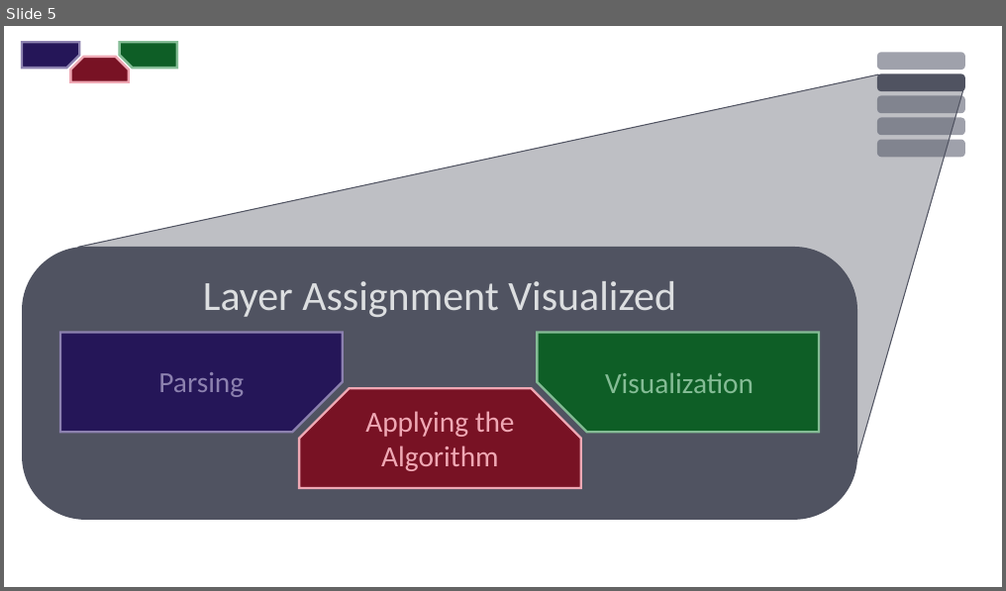
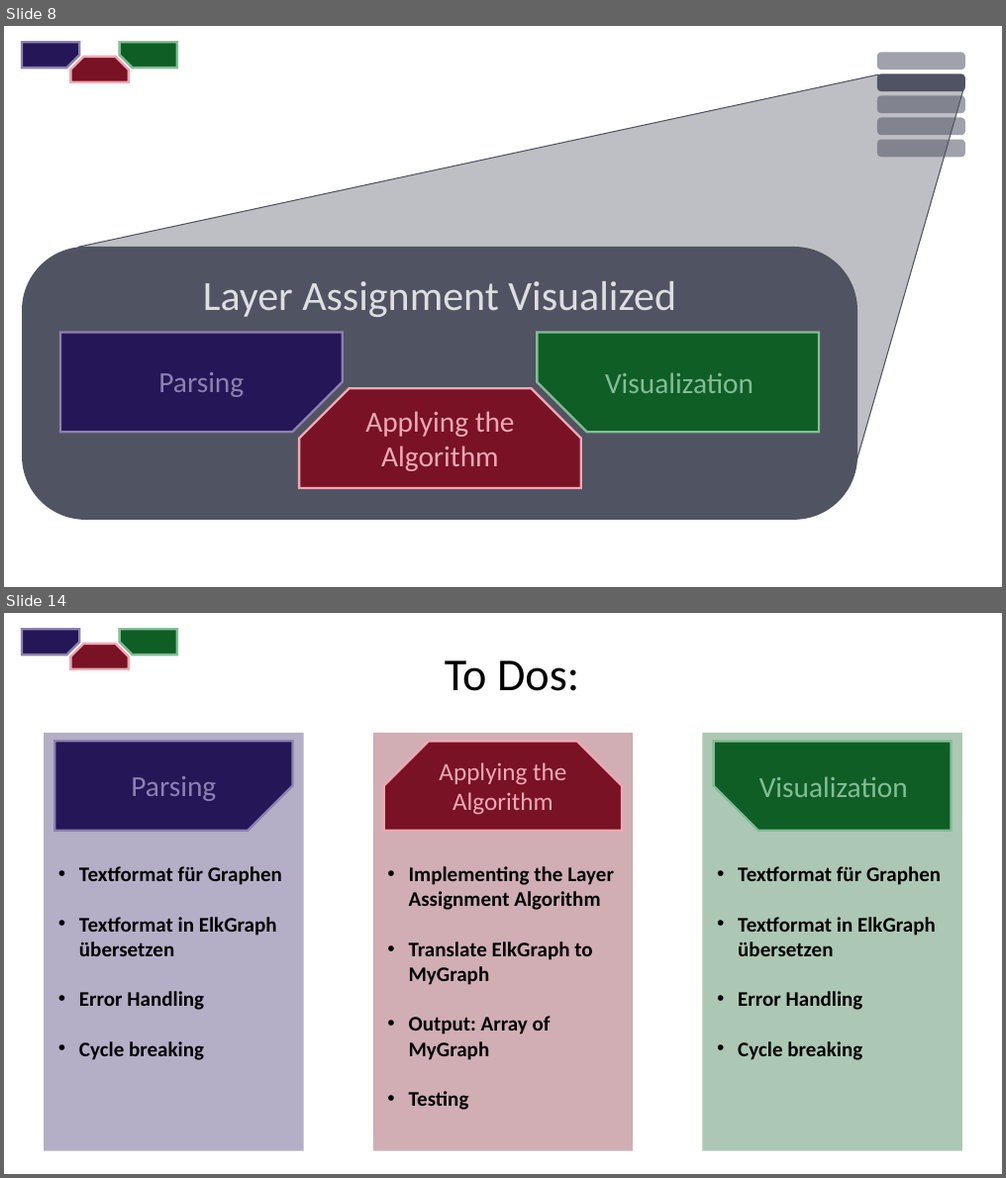
Before and after one commit to fryLA/LAProject, a slide deck: DokuLayerAssignment/ZwischenPräsentation.pptx. Shown one above the other, each under a label of ours: slide 5 before the commit, slides 8 and 14 after it; the slides between them are not shown. The pictures are 1006x591 and 1006x1178 pixels, drawn with LibreOffice and Linux fonts; fonts in the diff are those of the drawing. Boxes give left, top, right and bottom in pixels: in the first picture for what was removed or moved away, otherwise in the second. Text is boxed around its words. In the diff, an @@ line names an element or a change of style, - is before the commit and + after.

```diff
--- a/DokuLayerAssignment/ZwischenPräsentation.pptx
+++ b/DokuLayerAssignment/ZwischenPräsentation.pptx
@@ slide 14 added at [4, 613, 1002, 1174], background #FFFFFF @@
@@ snip rect added at [22, 630, 79, 655], fill #251658, outline #8C81AF 2.25 pt @@
@@ snip rect added at [119, 630, 177, 655], fill #0E5E26, outline #84BC95 2.25 pt @@
@@ snip same rect added at [70, 644, 129, 669], fill #781224, outline #EFA8B4 2.25 pt @@
@@ text added at [445, 661, 579, 691], 44 pt, text #000000 @@
+To Dos:
@@ rectangle added at [44, 733, 303, 1152], fill #251658 at 34% opacity, 20 pt, text #000000, bold @@
+• Textformat für Graphen
+• Textformat in ElkGraph übersetzen
+• Error Handling
+• Cycle breaking
@@ snip rect added at [54, 741, 293, 831], fill #251658, outline #8C81AF 2.25 pt @@
@@ rectangle added at [373, 733, 633, 1152], fill #781224 at 34% opacity, 20 pt, text #000000, bold @@
+• Implementing the Layer Assignment Algorithm
+• Translate ElkGraph to MyGraph
+• Output: Array of MyGraph
+• Testing
@@ snip same rect added at [384, 741, 623, 831], fill #781224, outline #EFA8B4 2.25 pt @@
@@ rectangle added at [703, 733, 962, 1152], fill #0E5E26 at 34% opacity, 20 pt, text #000000, bold @@
+• Textformat für Graphen
+• Textformat in ElkGraph übersetzen
+• Error Handling
+• Cycle breaking
@@ snip rect added at [714, 741, 951, 831], fill #0E5E26, outline #84BC95 2.25 pt @@
@@ text added at [131, 776, 216, 801], 28 pt, text #8C81AF @@
+Parsing
@@ text added at [439, 762, 566, 815], 24 pt, text #EFA8B4 @@
+Applying the Algorithm
@@ text added at [759, 776, 908, 797], 28 pt, text #84BC95 @@
+Visualization
@@ what was slide 5 is now slide 8 @@
```
Also in this commit, not shown: 2 slides changed, 6 other slides added, 1 slide removed, 1 other file.
